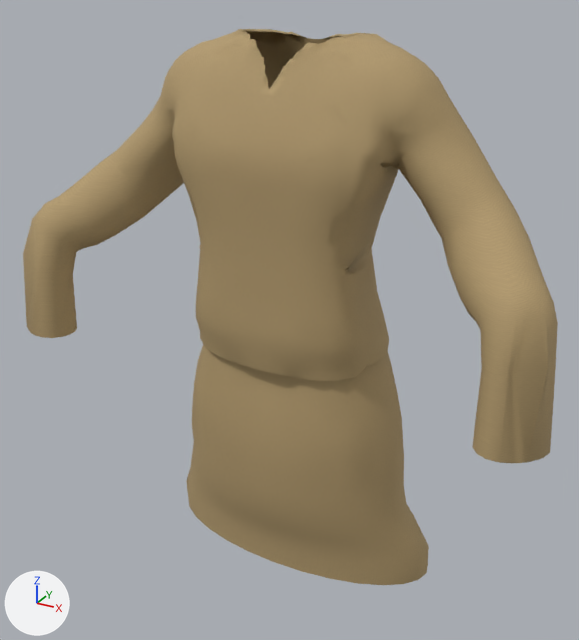
The glTF model client/public/assets/characters/prototype/parts/top_kaftan_male_lod1.glb: old version first, new version second.
The view is the same before and after, from a 50 mm lens placed at (0.702, -1.33, 1.597), pointed at (-0.016, -0.024, 0.944). Arrows for +X, +Y and +Z are at lower left; the lights stay in place. The first picture is the older version. Vertices at exactly the same position are counted once.

Script lines for the objects in view, before the commit:
```python
me_awd_w_top_kaftan_l1 = bpy.data.meshes.new('AWD_W_top_kaftan_l1')
me_awd_w_top_kaftan_l1.from_pydata(...)  # 1535 vertices, 2870 faces; spans x -0.545..0.545, y -0.267..0.131, z 0.41..1.495
me_awd_w_top_kaftan_l1.materials.append(mat_awd_fabric_cotton_kaftan)
ob_awd_w_top_kaftan_l1 = bpy.data.objects.new('AWD_W_top_kaftan_l1', me_awd_w_top_kaftan_l1)
ob_awd_w_top_kaftan_l1.location = (0.0, 0.0, 0.0)
```
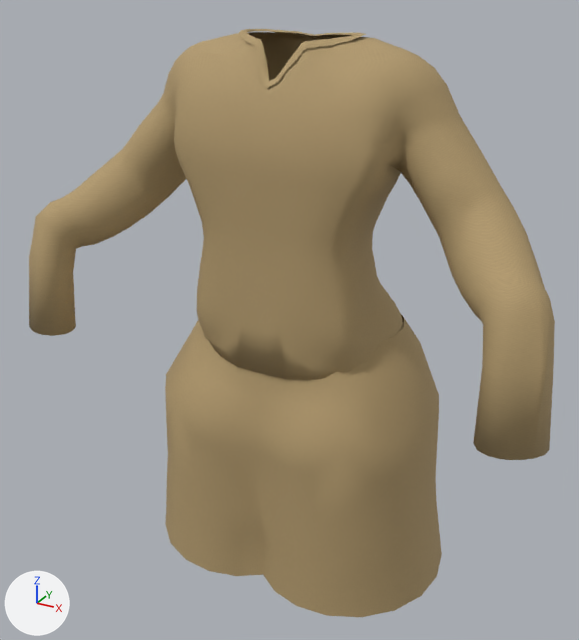
Where the change shows, as pixel boxes [x1, y1, x2, y2] in the pictures (579 x 640 px; the box of a moved part takes in the faces that stretch with it):
'AWD_W_top_kaftan_l1', reshaped
    before: [23, 29, 558, 585]
    after: [29, 29, 555, 617]
part 1 of me_awd_w_top_kaftan_l1, rebuilt
    before: [186, 345, 429, 585]
    after: [165, 315, 442, 617]
part 2 of me_awd_w_top_kaftan_l1, added (beige)
    after: [239, 29, 366, 88]
part 3 of me_awd_w_top_kaftan_l1, moved or reshaped
    before: [23, 29, 558, 463]
    after: [29, 32, 555, 460]

The change in detail:
me_awd_w_top_kaftan_l1 is used by ob_awd_w_top_kaftan_l1; location (0.0, 0.0, 0.0).
me_awd_w_top_kaftan_l1 had 1535 vertices, 2870 faces and spanned x -0.545..0.545, y -0.267..0.131, z 0.41..1.495.
me_awd_w_top_kaftan_l1 now has 1653 vertices, 3008 faces and spans x -0.542..0.542, y -0.261..0.244, z 0.41..1.495.
me_awd_w_top_kaftan_l1 part 1: the loose piece of 278 vertices spanning x -0.304..0.304, y -0.164..0.131, z 0.41..0.942 is rebuilt with 251 vertices and now spans x -0.327..0.327, y -0.217..0.244, z 0.41..0.955.
me_awd_w_top_kaftan_l1 part 2: a new loose piece of 133 vertices spanning x -0.121..0.121, y -0.126..0.048, z 1.411..1.495, in mat_awd_fabric_cotton_kaftan.
me_awd_w_top_kaftan_l1 part 3: 1 vertex moved within x -0.441, y -0.188, z 0.901; 1256 vertices removed from x -0.545..0.545, y -0.267..0.131, z 0.888..1.495; 1268 vertices added at x -0.542..0.542, y -0.261..0.146, z 0.892..1.488.
